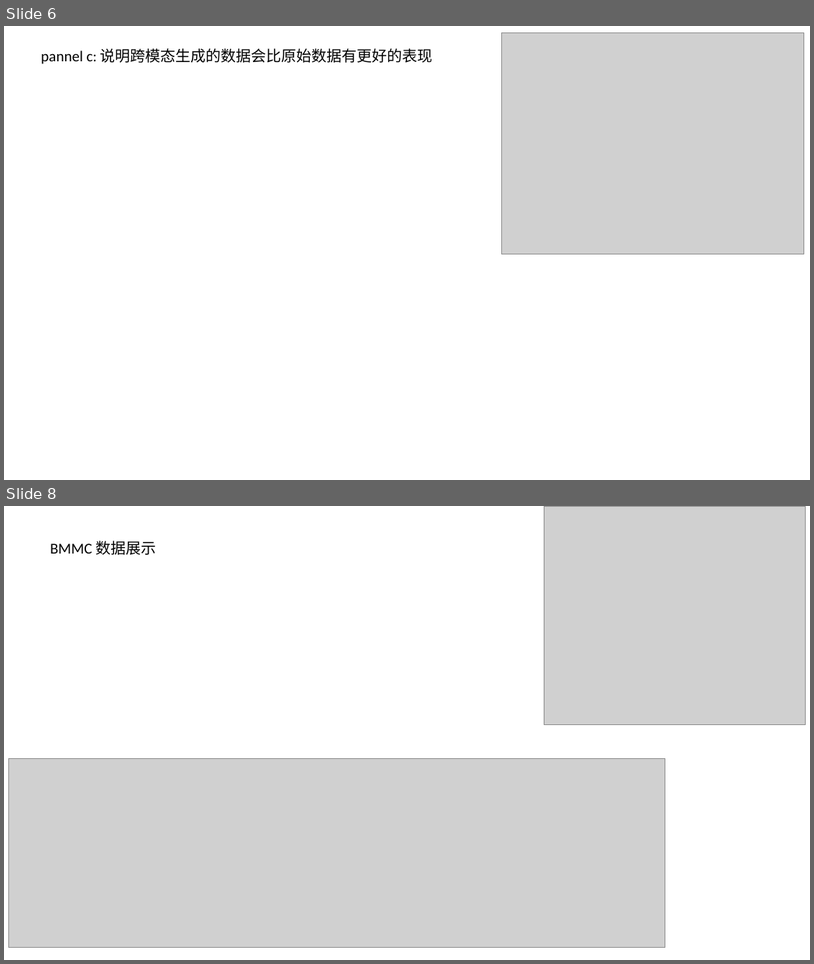
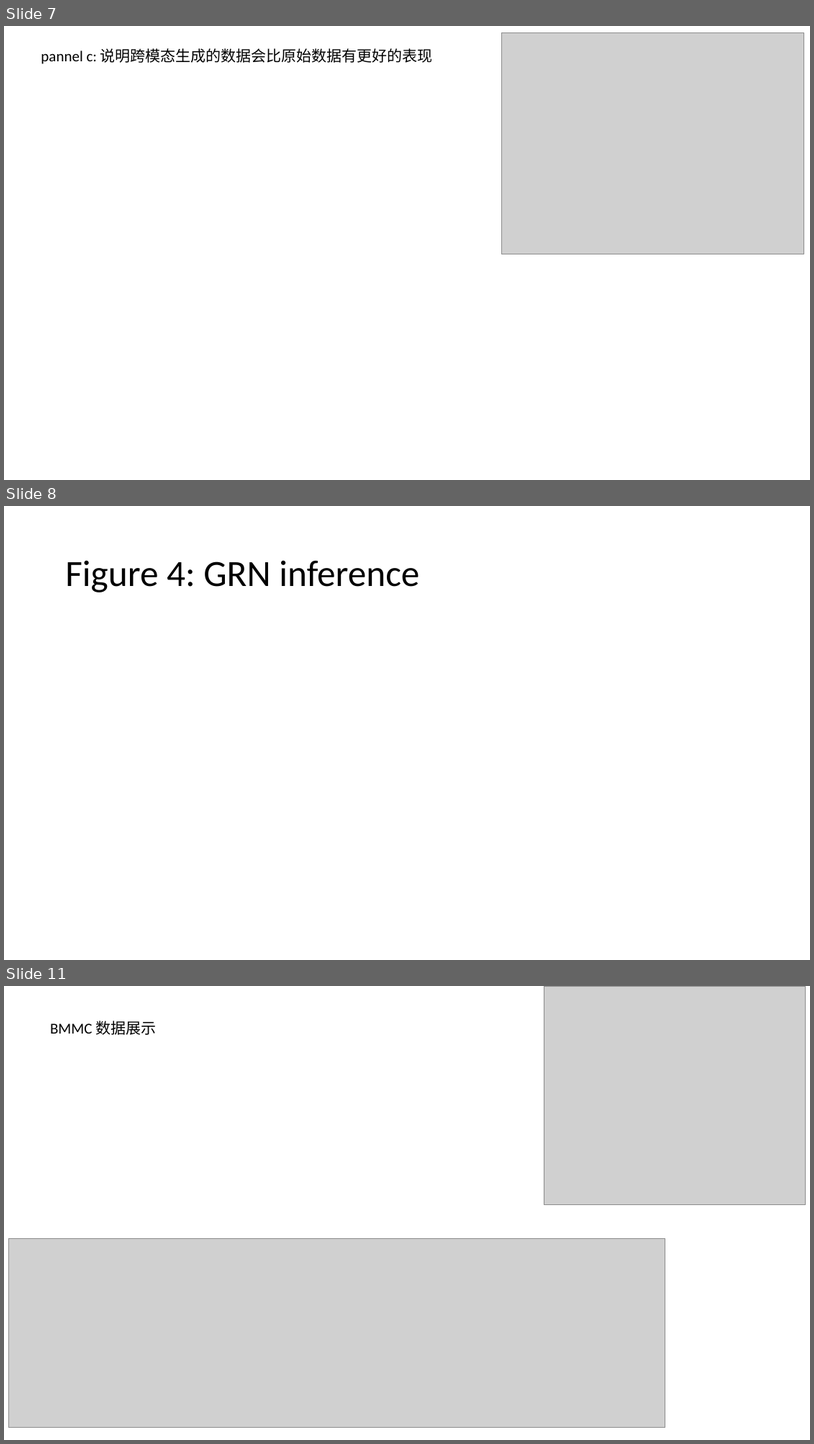
Before and after one commit to moonbyul-99/solid-recover, a slide deck: sr_pred_eval.pptx. Shown one above the other, each under a label of ours: slides 6 and 8 before the commit, slides 7, 8 and 11 after it; the slides between them are not shown. The pictures are 814x964 and 814x1444 pixels, drawn with LibreOffice and Linux fonts; fonts in the diff are those of the drawing; grey boxes stand for pictures. Boxes give left, top, right and bottom in pixels: in the first picture for what was removed or moved away, otherwise in the second. Text is boxed around its words. In the diff, an @@ line names an element or a change of style, - is before the commit and + after.

```diff
--- a/sr_pred_eval.pptx
+++ b/sr_pred_eval.pptx
@@ slide 8 added at (x1=4, y1=506, x2=810, y2=960), background #FFFFFF @@
@@ title added at (x1=65, y1=560, x2=419, y2=592), 44 pt, text #000000 @@
+Figure 4: GRN inference
@@ what was slide 6 is now slide 7 @@
@@ what was slide 8 is now slide 11 @@
```
Also in this commit, not shown: 2 slides changed, 2 other slides added.
